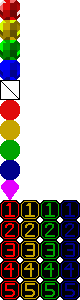
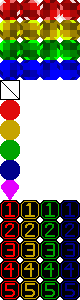
Layered file, before and after one edit (80 × 300). Changes by layer:
added group "red-2" with 2 layers in group "red" over [20, 0, 40, 20]
added layer "base #5" (divide) in group "red-2" over [20, 0, 40, 20]
added layer "color #4" in group "red-2" over [20, 0, 40, 20]
added group "red-3" with 2 layers in group "red" over [40, 0, 60, 20]
added layer "base #6" (divide) in group "red-3" over [40, 0, 60, 20]
added layer "color #5" in group "red-3" over [40, 0, 60, 20]
added group "red-4" with 2 layers in group "red" over [60, 0, 80, 20]
added layer "base #7" (divide) in group "red-4" over [60, 0, 80, 20]
added layer "color #6" in group "red-4" over [60, 0, 80, 20]
added group "red-2 #1" with 2 layers in group "yellow" over [20, 20, 40, 40]
added layer "base #9" (divide) in group "red-2 #1" over [20, 20, 40, 40]
added layer "color #8" in group "red-2 #1" over [20, 20, 40, 40]
added group "red-3 #1" with 2 layers in group "yellow" over [40, 20, 60, 40]
added layer "base #10" (divide) in group "red-3 #1" over [40, 20, 60, 40]
added layer "color #9" in group "red-3 #1" over [40, 20, 60, 40]
added group "red-4 #1" with 2 layers in group "yellow" over [60, 20, 80, 40]
added layer "base #11" (divide) in group "red-4 #1" over [60, 20, 80, 40]
added layer "color #10" in group "red-4 #1" over [60, 20, 80, 40]
added group "red-2 #2" with 2 layers in group "green" over [20, 40, 40, 60]
added layer "base #13" (divide) in group "red-2 #2" over [20, 40, 40, 60]
added layer "color #12" in group "red-2 #2" over [20, 40, 40, 60]
added group "red-3 #2" with 2 layers in group "green" over [40, 40, 60, 60]
added layer "base #14" (divide) in group "red-3 #2" over [40, 40, 60, 60]
added layer "color #13" in group "red-3 #2" over [40, 40, 60, 60]
…and 12 more changes (12 added)
